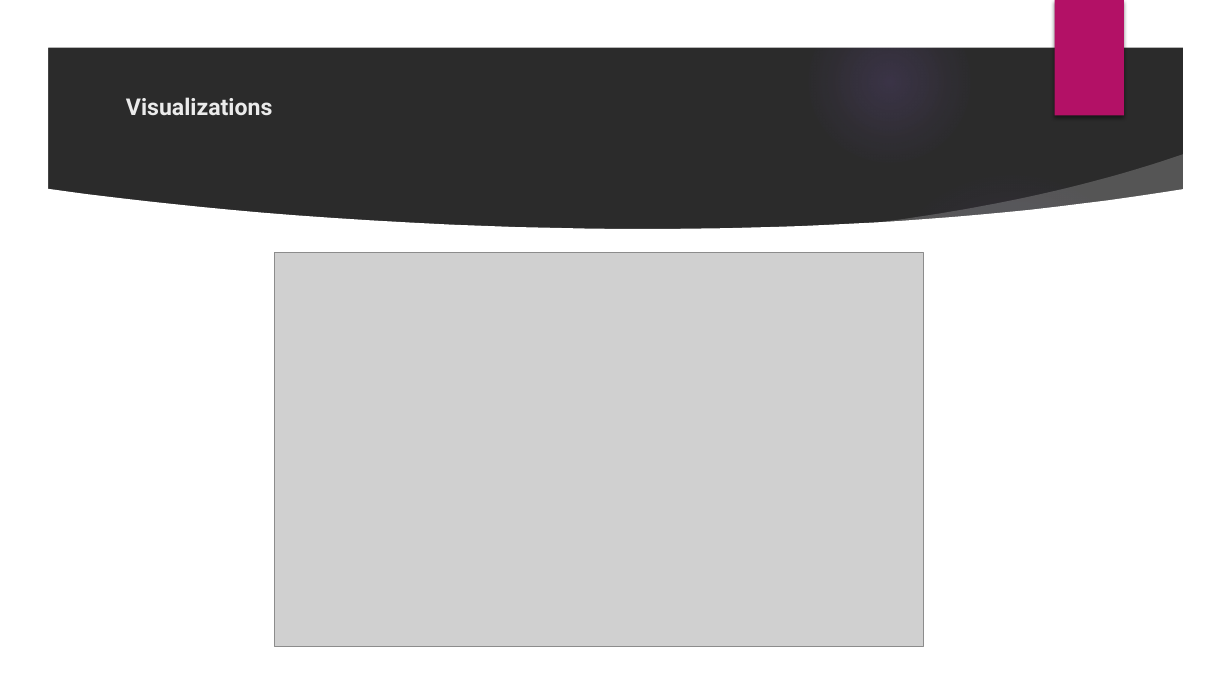
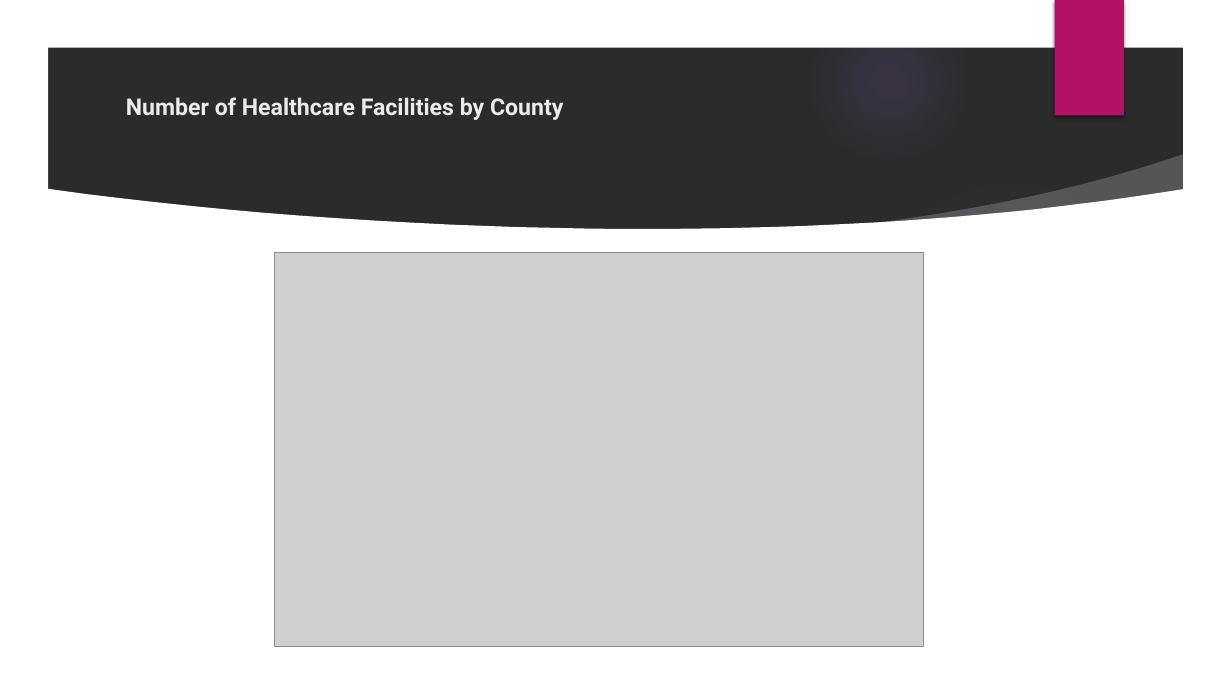
Before and after one commit to tamyalouis/Project_3, a slide deck: slide 10 of Project_3_Presentation.pptx. Drawn at 1232x693 pixels with LibreOffice and Linux fonts; fonts in the diff are those of the drawing; grey boxes stand for pictures; background and template pictures are left out; a plain dark background stands for a picture behind light text. Boxes give left, top, right and bottom in pixels: in the first picture for what was removed or moved away, otherwise in the second. Text is boxed around its words. In the diff, an @@ line names an element or a change of style, - is before the commit and + after.

Commit message:
Powerpoint Update

```diff
--- a/Project_3_Presentation.pptx
+++ b/Project_3_Presentation.pptx
@@ title at [126, 97, 563, 120]: text changed @@
-Visualizations
+Number of Healthcare Facilities by County
```
Also in this commit, not shown: 1 other slide changed.
